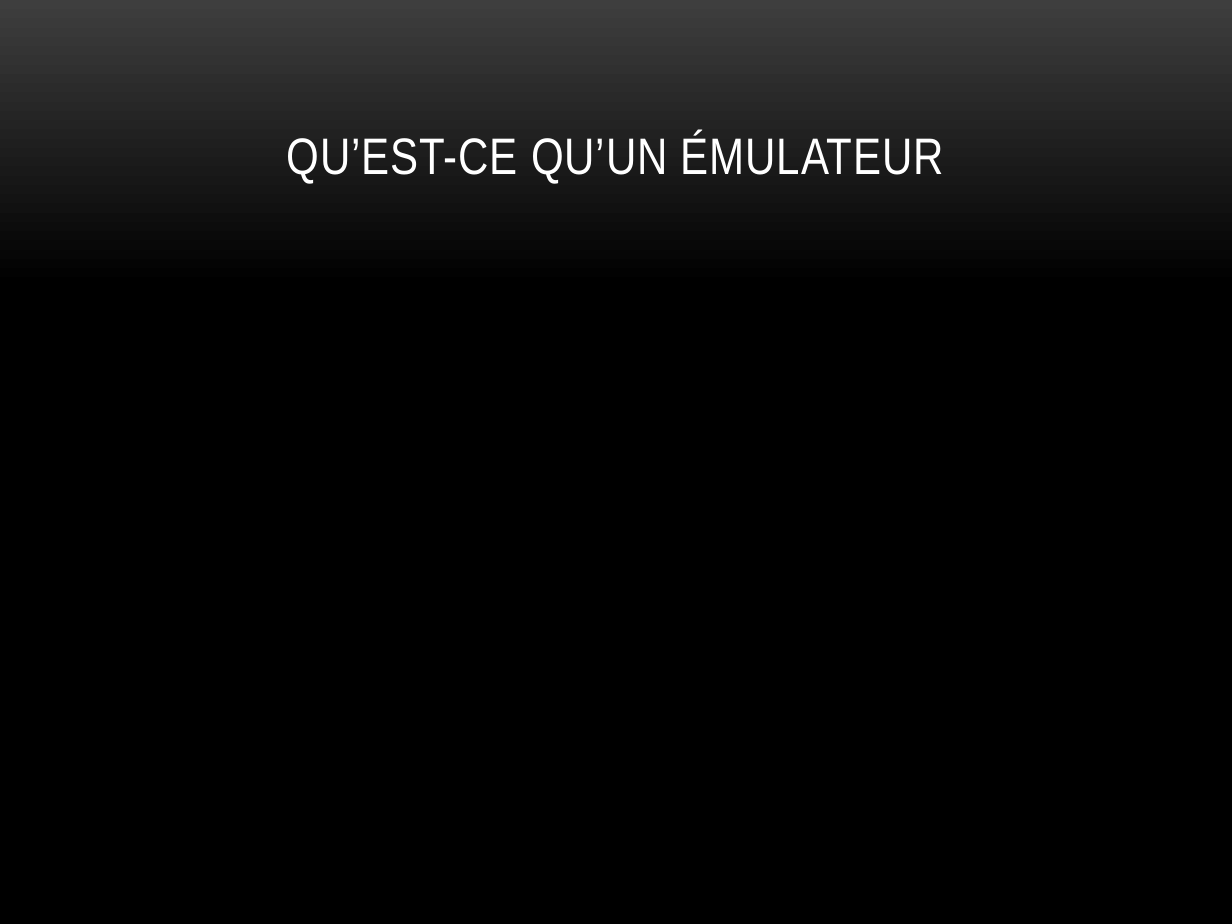
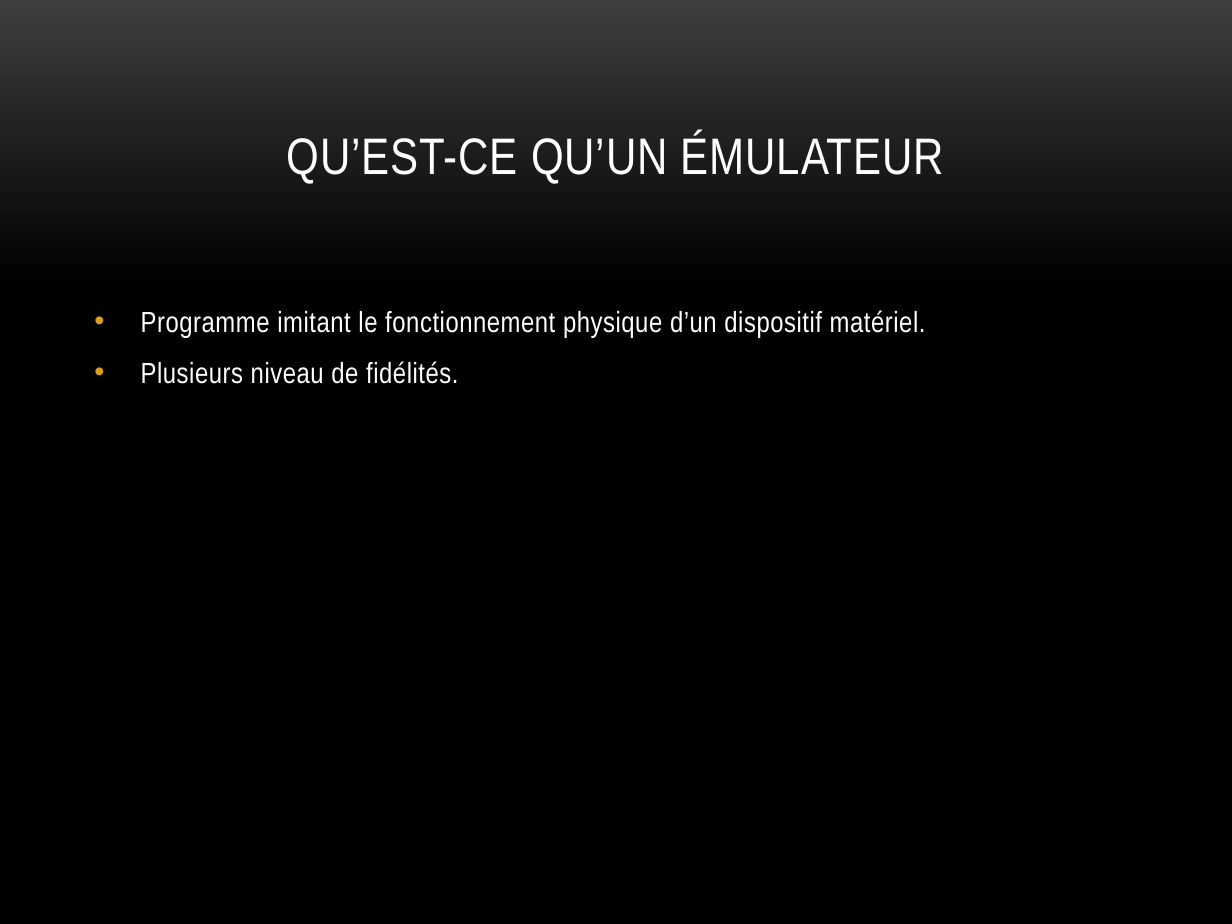
Before and after one commit to charlesfire/Chip-8_Disassembler, a slide deck: slide 4 of SERTP2.pptx. Drawn at 1232x924 pixels with LibreOffice and Linux fonts; fonts in the diff are those of the drawing; background and template pictures are left out. Boxes give left, top, right and bottom in pixels: in the first picture for what was removed or moved away, otherwise in the second. Text is boxed around its words. In the diff, an @@ line names an element or a change of style, - is before the commit and + after.

```diff
--- a/SERTP2.pptx
+++ b/SERTP2.pptx
@@ text added at [141, 310, 926, 384], 17 pt, text #FFFFFF @@
+• Programme imitant le fonctionnement physique d’un dispositif matériel.
+• Plusieurs niveau de fidélités.
```
Also in this commit, not shown: 5 other slides changed, 2 slides added, 3 slides removed.
